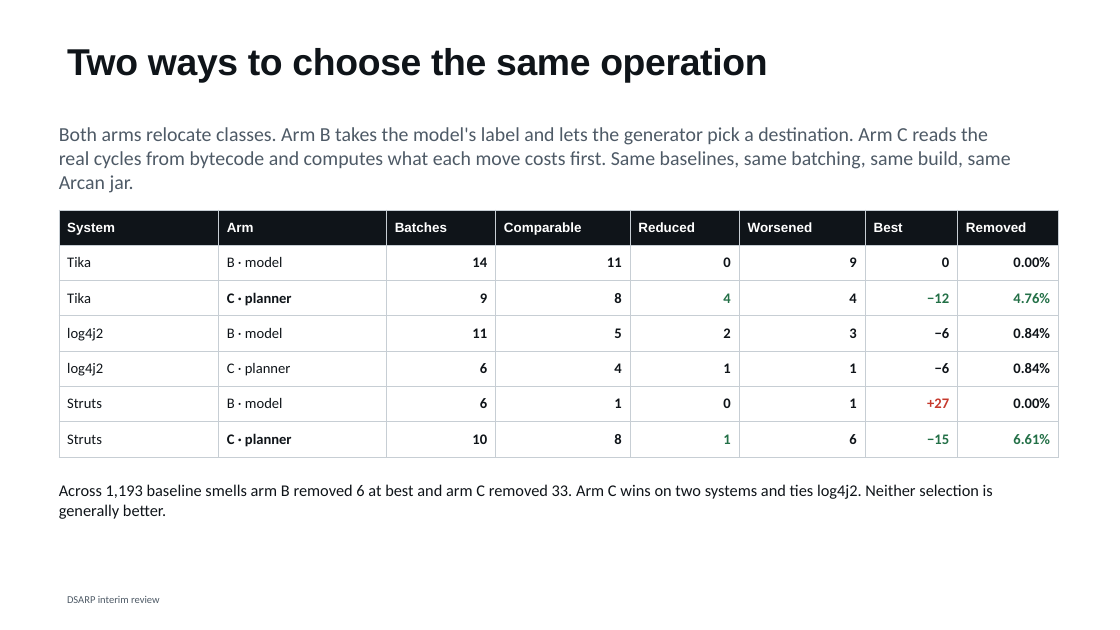
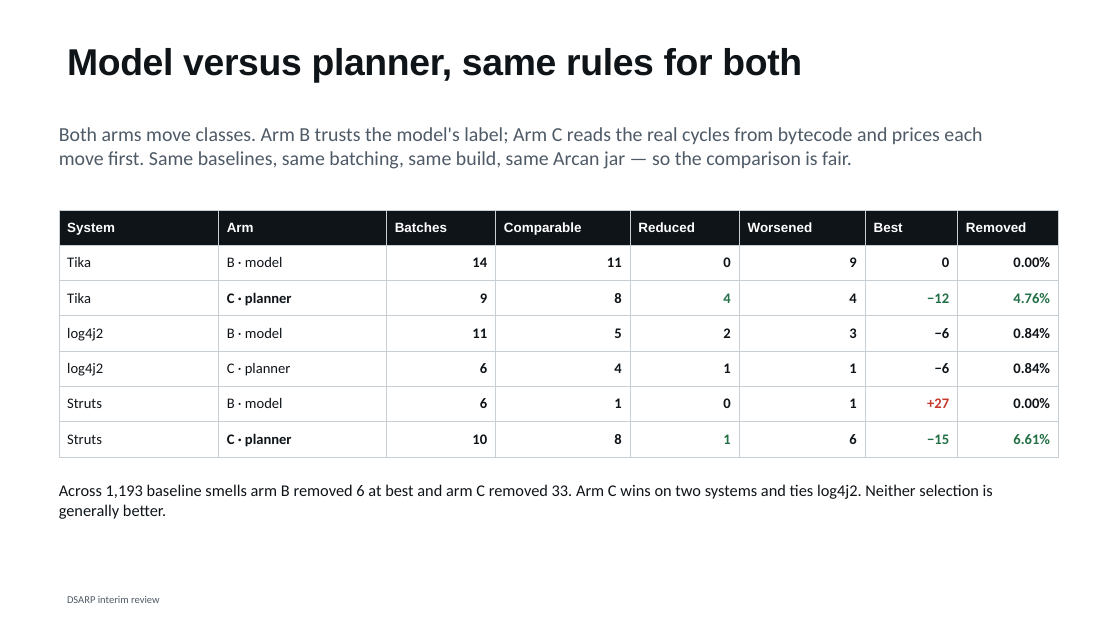
Before and after one commit to shimoriki/DSARPProject, a slide deck: slide 29 of docs/DSARP_interim_review.pptx (slide 28 before the commit). Drawn at 1120x630 pixels with LibreOffice and Linux fonts; fonts in the diff are those of the drawing. Boxes give left, top, right and bottom in pixels: in the first picture for what was removed or moved away, otherwise in the second. Text is boxed around its words. In the diff, an @@ line names an element or a change of style, - is before the commit and + after.

```diff
--- a/docs/DSARP_interim_review.pptx
+++ b/docs/DSARP_interim_review.pptx
@@ title at [67,48,802,82]: text changed @@
-Two ways to choose the same operation
+Model versus planner, same rules for both
@@ text at [59,127,982,169]: text changed @@
-Both arms relocate classes. Arm B takes the model's label and lets the generator pick a destination. Arm C reads the real cycles from bytecode and computes what each move costs first. Same baselines, same batching, same build, same Arcan jar.
+Both arms move classes. Arm B trusts the model's label; Arm C reads the real cycles from bytecode and prices each move first. Same baselines, same batching, same build, same Arcan jar — so the comparison is fair.
```
Also in this commit, not shown: 35 other slides changed, 2 slides added, 3 other files.
